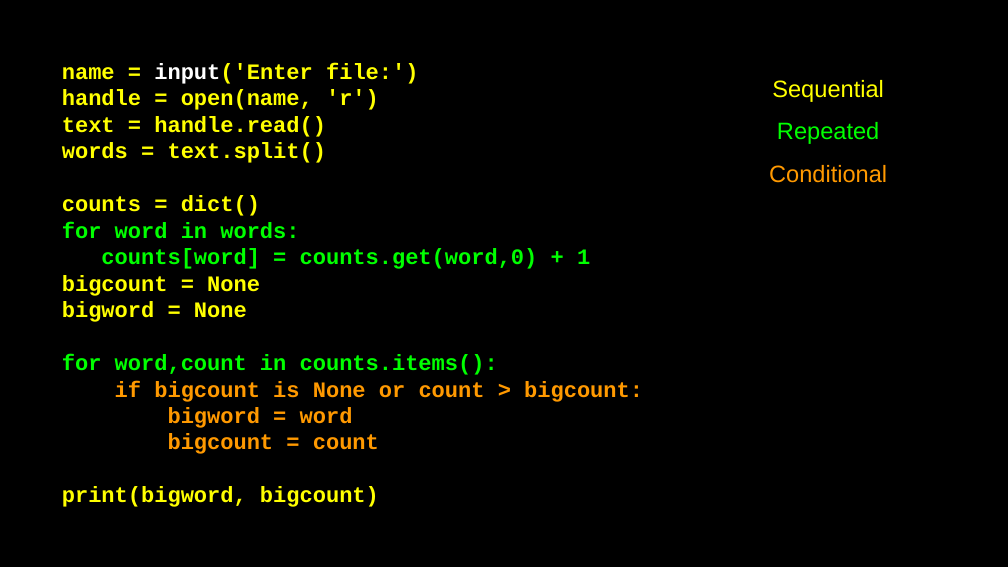
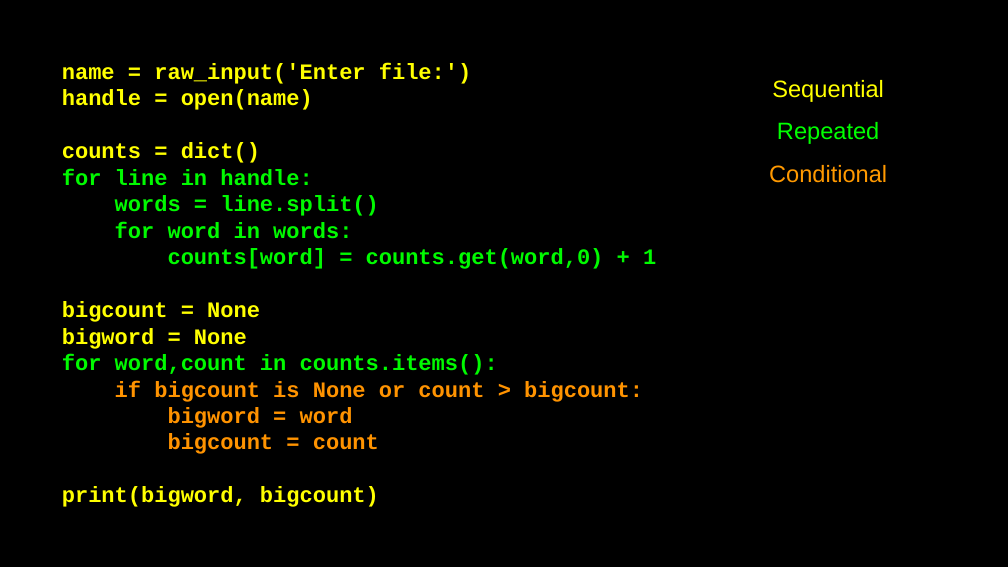
Before and after one commit to csev/py4e, a slide deck: slide 42 of lectures3/Pythonlearn-01-Intro.pptx. Drawn at 1008x567 pixels with LibreOffice and Linux fonts; fonts in the diff are those of the drawing. Boxes give left, top, right and bottom in pixels: in the first picture for what was removed or moved away, otherwise in the second. Text is boxed around its words. In the diff, an @@ line names an element or a change of style, - is before the commit and + after.

```diff
--- a/lectures3/Pythonlearn-01-Intro.pptx
+++ b/lectures3/Pythonlearn-01-Intro.pptx
@@ text at box(62, 63, 471, 110): text changed @@
-name = input('Enter file:')
-handle = open(name, 'r')
-text = handle.read()
-words = text.split()
+name = raw_input('Enter file:')
+handle = open(name)
@@ text at box(62, 169, 379, 216): paragraphs added @@
+for line in handle:
+words = line.split()
@@ text at box(62, 222, 656, 454): text colour #00FF00 to #00FA00 in "for word in words:", "counts[word] = counts.get(word,0) + 1", "for word,count in counts.items():"; text colour #FF9900 to #FF9300 in "if bigcount is None or count > ...", "bigword = word", "bigcount = count" @@
```
Also in this commit, not shown: 3 other slides changed, 4 other files.
